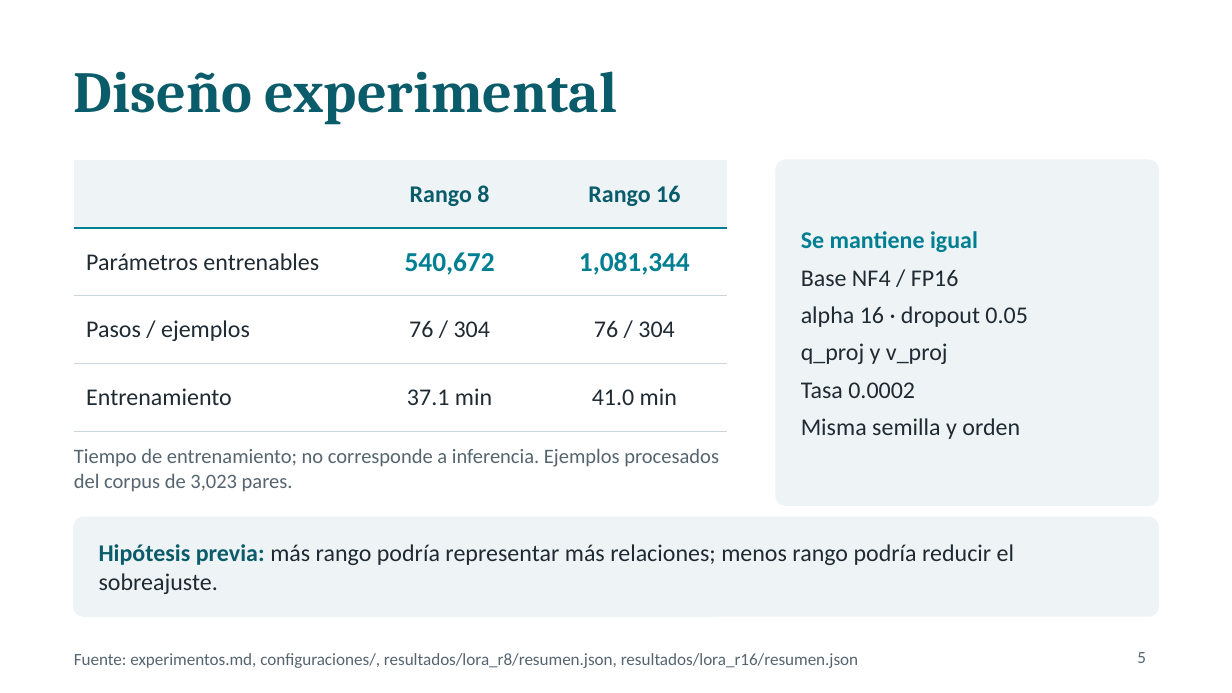
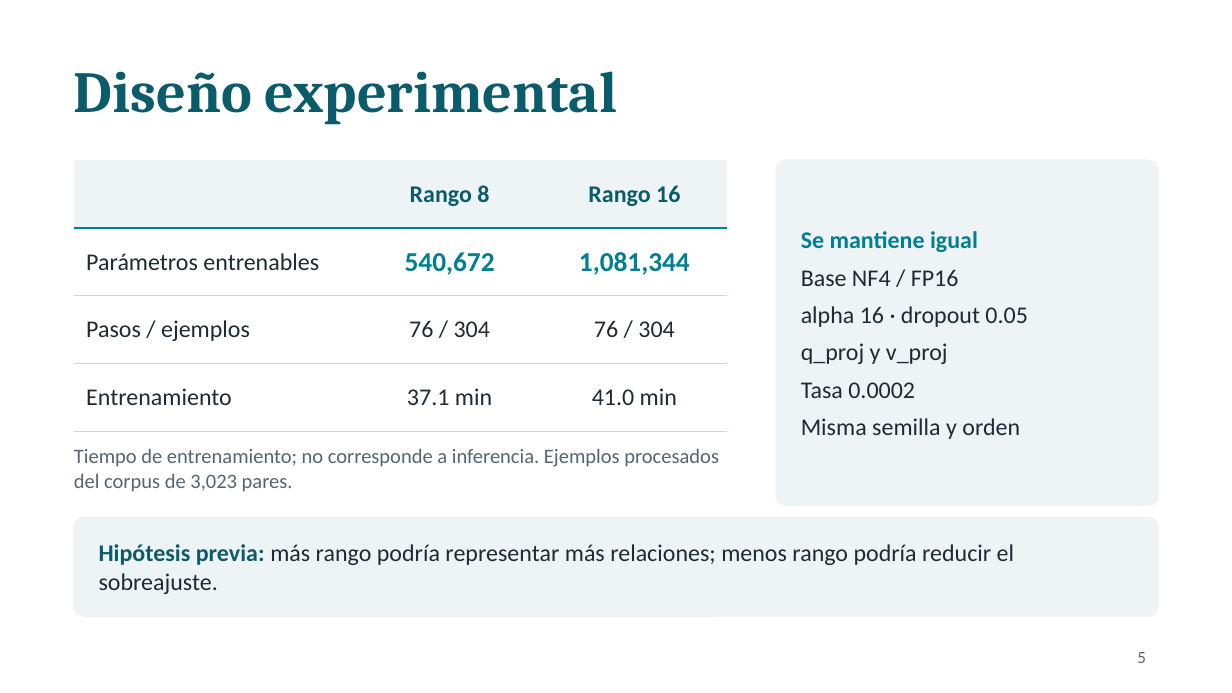
Before and after one commit to Anton17303/Deep-Learning, a slide deck: slide 5 of presentacion_proyecto.pptx. Drawn at 1232x693 pixels with LibreOffice and Linux fonts; fonts in the diff are those of the drawing. Boxes give left, top, right and bottom in pixels: in the first picture for what was removed or moved away, otherwise in the second. Text is boxed around its words. In the diff, an @@ line names an element or a change of style, - is before the commit and + after.

```diff
--- a/presentacion_proyecto.pptx
+++ b/presentacion_proyecto.pptx
@@ text removed at box(74, 653, 858, 668) @@
-Fuente: experimentos.md, configuraciones/, resultados/lora_r8/resumen.json, resultados/lora_r16/resumen.json
```
Also in this commit, not shown: 10 other slides changed, 14 other files.
